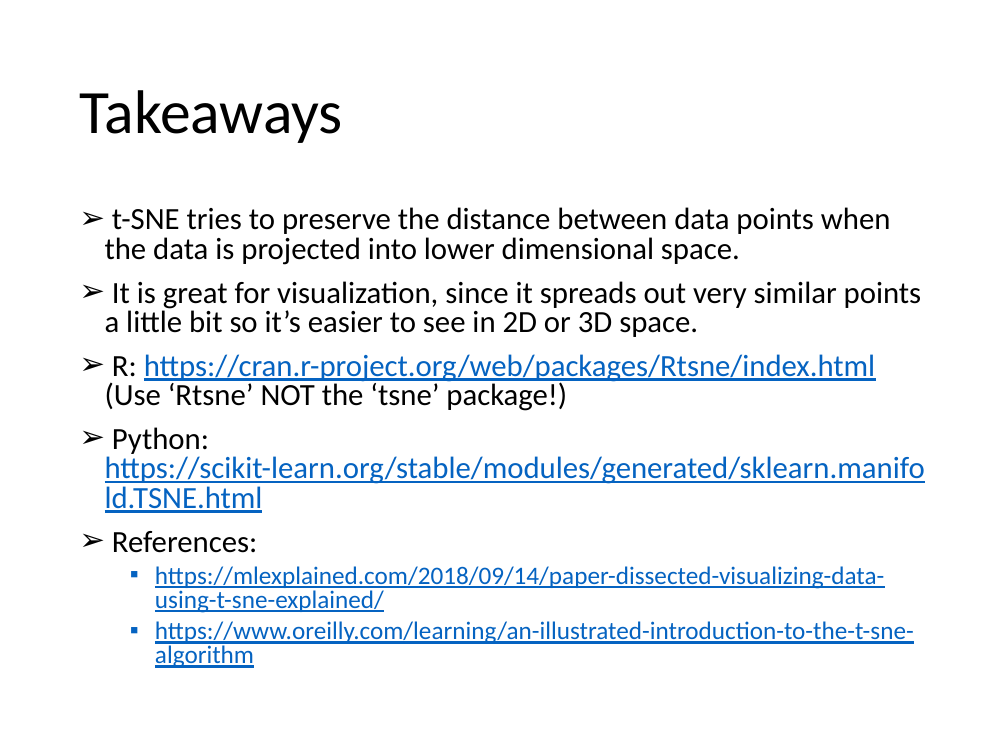
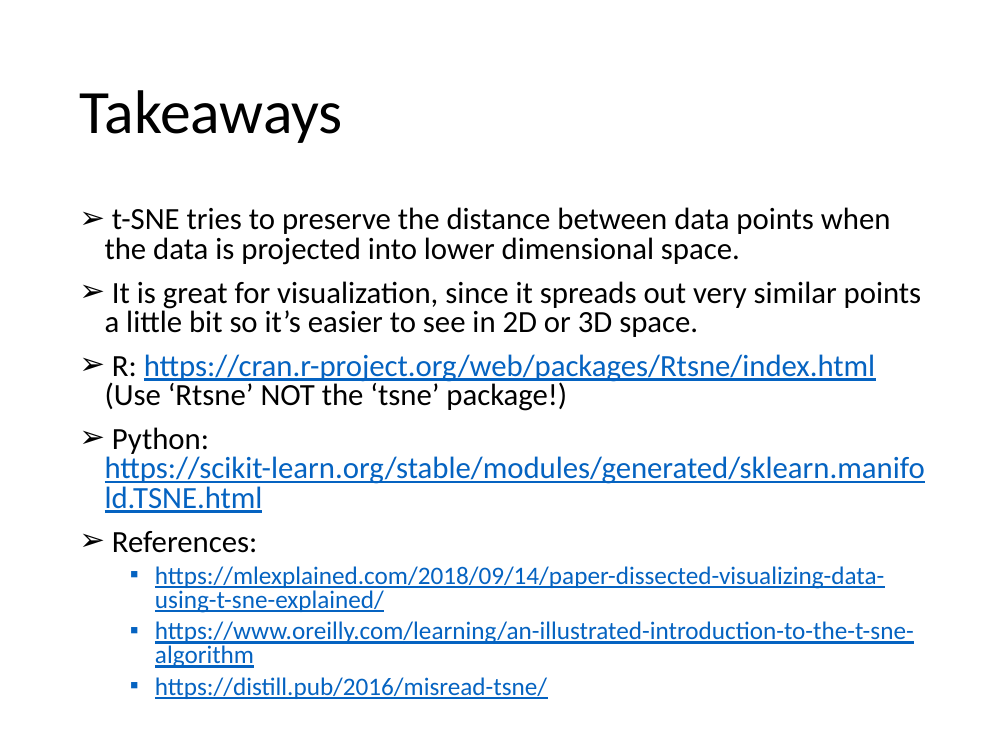
Before and after one commit to dimension-reduction/slides-and-code, a slide deck: slide 10 of tSNE and UMAP/GLBIO2019_tSNE.pptx. Drawn at 1008x756 pixels with LibreOffice and Linux fonts; fonts in the diff are those of the drawing. Boxes give left, top, right and bottom in pixels: in the first picture for what was removed or moved away, otherwise in the second. Text is boxed around its words. In the diff, an @@ line names an element or a change of style, - is before the commit and + after.

Commit message:
Adding reference

```diff
--- a/tSNE and UMAP/GLBIO2019_tSNE.pptx
+++ b/tSNE and UMAP/GLBIO2019_tSNE.pptx
@@ text at [155, 677, 547, 699]: paragraph added @@
+  ▪ https://distill.pub/2016/misread-tsne/
```
